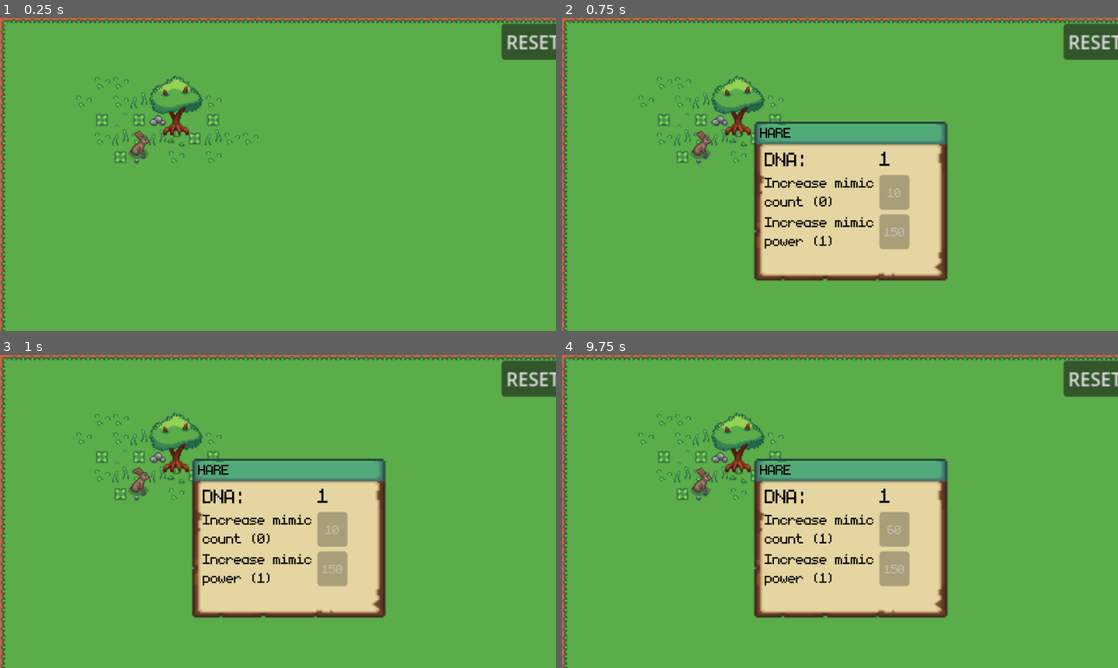
Above: before the commit, frames 1-4 (two rows, left to right).
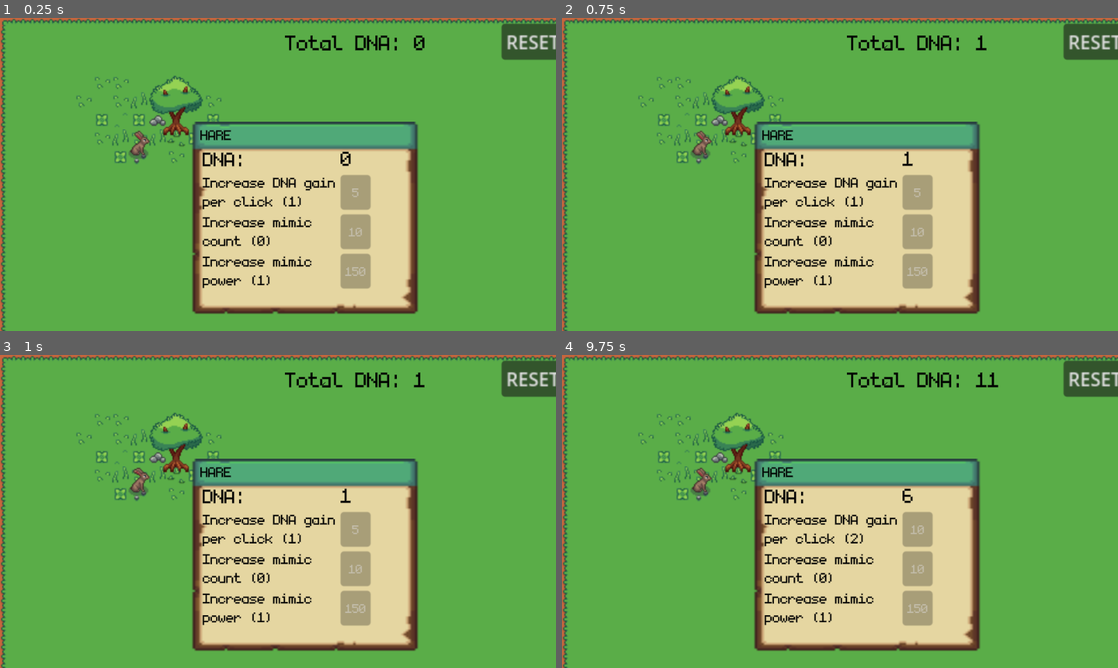
Above: after the commit, the same moments.

Repository: ViachaslauS/prey-clicker
Game: Godot game, scene res://scenes/main_scene.tscn
The game is run twice, just before and just after one commit, with the same random seed, the same clock (stepped at 60 frames per second) and the same inputs.
Inputs (mouse positions are in pixels of both pictures, inside the frame that each line leads up to):
- Up to frame 1 (0.25 s): no input
- Up to frame 2 (0.75 s): click (728, 124) at 0.5 s
- Up to frame 3 (1 s): no input
- Up to frame 4 (9.75 s): click (728, 461) at 1.25 s; click (728, 461) at 2 s; tap Enter at 2.75, 4.25, 6.5 s; move the mouse to (962, 495) at 2.77 s; tap Space at 3.5, 5.75, 8.75 s; move the mouse to (728, 527) at 3.52 s; move the mouse to (895, 442) at 4.27 s; move the mouse to (812, 574) at 5.02 s; move the mouse to (1006, 558) at 5.77 s; move the mouse to (673, 464) at 6.52 s; click (917, 530) at 7.25 s, where only the run after the commit has a clickable "5"; move the mouse to (867, 511) at 8.02 s; move the mouse to (756, 433) at 8.77 s; click (895, 530) at 9.5 s, where only the run before the commit has a clickable "10"

The runs differ from the first frame. In frame 1, 25% of the frame differs, in the area x 34-77%, y 5-95%; in frame 2, 14%; in frame 3, 14%; in frame 4, 14%.

Commit message:
Add on click hare gain upgrade

Diff:
--- a/scenes/HarePopup.tscn
+++ b/scenes/HarePopup.tscn
@@ -33,14 +33,14 @@
 offset_left = -960.0
 offset_top = -540.0
 offset_right = -760.0
-offset_bottom = -400.0
+offset_bottom = -371.0
 grow_horizontal = 2
 grow_vertical = 2
 mouse_filter = 2
 script = ExtResource("1_om726")
 
 [node name="Background" type="Sprite2D" parent="." unique_id=1009722810]
-scale = Vector2(1.7, 1.35)
+scale = Vector2(1.9799998, 1.631068)
 texture = ExtResource("1_1jym6")
 centered = false
 region_enabled = true
@@ -48,10 +48,10 @@
 
 [node name="Hare_Name" type="Label" parent="." unique_id=1693580056]
 layout_mode = 0
-offset_left = 7.0
-offset_top = 2.0
-offset_right = 57.0
-offset_bottom = 17.833336
+offset_left = 9.0
+offset_top = 4.0
+offset_right = 59.0
+offset_bottom = 19.833336
 text = "HARE"
 label_settings = ExtResource("2_ajjtt")
 
@@ -74,6 +74,19 @@
 text = "0123"
 label_settings = SubResource("LabelSettings_o3hy1")
 vertical_alignment = 2
+
+[node name="DnaPerClickLevel" type="Label" parent="GridContainer" unique_id=1776383475]
+layout_mode = 2
+text = "Increase DNA
+per click"
+label_settings = SubResource("LabelSettings_ppf0g")
+
+[node name="DnaPerClickButton" type="Button" parent="GridContainer" unique_id=1946593644]
+layout_mode = 2
+mouse_filter = 1
+theme_override_colors/font_color = Color(0, 0, 0, 1)
+theme_override_fonts/font = ExtResource("2_2fp7s")
+text = "156"
 
 [node name="IncreaseMimicCountLabel" type="Label" parent="GridContainer" unique_id=246483072]
 layout_mode = 2
@@ -102,5 +115,6 @@
 theme_override_fonts/font = ExtResource("2_2fp7s")
 text = "156"
 
+[connection signal="pressed" from="GridContainer/DnaPerClickButton" to="." method="_on_dna_per_click_button_pressed"]
 [connection signal="pressed" from="GridContainer/HareMimicCountButton" to="." method="_on_hare_upgrade_button_pressed"]
 [connection signal="pressed" from="GridContainer/IncreaseMimicPowerButton" to="." method="_on_increase_mimic_power_button_pressed"]
--- a/scenes/main_scene.tscn
+++ b/scenes/main_scene.tscn
@@ -9,6 +9,7 @@
 [ext_resource type="Script" uid="uid://duu3f36q0guqo" path="res://scripts/hare_popup_rect.gd" id="7_18nlu"]
 [ext_resource type="PackedScene" uid="uid://dmak14jlsm8wa" path="res://scenes/HarePopup.tscn" id="8_c1pb6"]
 [ext_resource type="Script" uid="uid://cuak70dh55h48" path="res://scripts/hare_handler.gd" id="9_c1pb6"]
+[ext_resource type="FontFile" uid="uid://bc6y2arq85qo5" path="res://res/ui/monogram.ttf" id="10_6wevv"]
 
 [sub_resource type="TileSetAtlasSource" id="TileSetAtlasSource_pw63i"]
 texture = ExtResource("1_w2twt")
@@ -545,6 +546,11 @@
 "speed": 5.0
 }]
 
+[sub_resource type="LabelSettings" id="LabelSettings_e1cbu"]
+font = ExtResource("10_6wevv")
+font_size = 27
+font_color = Color(0, 0, 0, 1)
+
 [node name="MainScene" type="Node2D" unique_id=1278402587]
 scale = Vector2(2, 2)
 script = ExtResource("1_pw63i")
@@ -573,7 +579,6 @@
 script = ExtResource("7_18nlu")
 
 [node name="HarePopup" parent="Hare/Button" unique_id=1414298144 instance=ExtResource("8_c1pb6")]
-visible = false
 layout_mode = 0
 anchors_preset = 0
 anchor_left = 0.0
@@ -582,8 +587,8 @@
 anchor_bottom = 0.0
 offset_left = 101.0
 offset_top = 50.191723
-offset_right = 271.0
-offset_bottom = 190.19173
+offset_right = 298.5
+offset_bottom = 216.35046
 grow_horizontal = 1
 grow_vertical = 1
 mouse_filter = 1
@@ -598,6 +603,14 @@
 offset_bottom = 36.019165
 text = "RESET PROGRESS (DEV ONLY)"
 
+[node name="DNA_Amount" type="Label" parent="." unique_id=1115432066]
+offset_left = 245.5
+offset_top = 10.0
+offset_right = 357.5
+offset_bottom = 36.5
+text = "Total DNA: "
+label_settings = SubResource("LabelSettings_e1cbu")
+
 [connection signal="button_down" from="Hare/Button" to="Hare/Button" method="_on_button_down"]
 [connection signal="button_up" from="Hare/Button" to="Hare/Button" method="_on_button_up"]
 [connection signal="mouse_entered" from="Hare/Button" to="Hare/Button" method="_on_mouse_entered"]
--- a/scripts/hare_handler.gd
+++ b/scripts/hare_handler.gd
@@ -11,6 +11,12 @@
 const per_level_mimic_count_upgrade_cost = 50
 
 const mimic_count : int = 0
+
+const HareDNAClickGainPerLevel : int = 1
+const hare_dna_gain_per_click_upgrade_cost = 5
+const hare_dna_gain_per_click_max_level = 5
+
+static var HareDNAClickGainLevelName : String = "hare_dna_click_gain_level"
 
 static var HarePassiveGainLevelName : String = "hare_gain_passive_amount_level"
 static var HareMimicCount : String = "hare_mimic_count"
@@ -56,3 +62,22 @@
 	if can_be_hare_mimic_count_upgraded():
 		SaveManager.add_dna(SaveManager.DNAType.Hare, -get_hare_mimic_count_upgrade_cost())
 		SaveManager.set_value(HareMimicCount, get_hare_mimic_count() + 1)
+
+static func get_current_dna_gain_level_per_click():
+	return SaveManager.get_value(HareDNAClickGainLevelName, 1)
+
+static func get_current_hare_dna_gain_per_click() -> int:
+	return get_current_dna_gain_level_per_click() * HareDNAClickGainPerLevel
+
+static func can_be_dna_gain_per_click_upgraded() -> bool:
+	return get_current_dna_gain_level_per_click() < hare_dna_gain_per_click_max_level && SaveManager.get_dna(SaveManager.DNAType.Hare) >= get_current_dna_gain_per_click_upgrade_cost()
+
+static func get_current_dna_gain_per_click_upgrade_cost() -> int:
+	if get_current_dna_gain_level_per_click() >= hare_dna_gain_per_click_max_level:
+		return 0
+	return get_current_dna_gain_level_per_click() * hare_dna_gain_per_click_upgrade_cost
+
+static func upgrade_current_dna_gain_per_click():
+	if can_be_dna_gain_per_click_upgraded():
+		SaveManager.add_dna(SaveManager.DNAType.Hare, -get_current_dna_gain_per_click_upgrade_cost())
+		SaveManager.set_value(HareDNAClickGainLevelName, get_current_dna_gain_level_per_click() + 1)
--- a/scripts/hare_popup.gd
+++ b/scripts/hare_popup.gd
@@ -6,6 +6,9 @@
 
 @onready var HareMimicCountLabel = $GridContainer/IncreaseMimicCountLabel
 @onready var HareMimicCountButton = $GridContainer/HareMimicCountButton
+
+@onready var DNAPerClickLevelLabel = $GridContainer/DnaPerClickLevel
+@onready var DNAPerClickLevelButton = $GridContainer/DnaPerClickButton
 
 # Called when the node enters the scene tree for the first time.
 func _ready() -> void:
@@ -18,15 +21,22 @@
 
 	HareMimicCountButton.disabled = !HareHandler.can_be_hare_mimic_count_upgraded()
 	UpgradeHarePassiveGainButton.disabled = HareHandler.get_hare_mimic_count() == 0 || !HareHandler.can_be_passive_hare_gain_upgraded()
+	DNAPerClickLevelButton.disabled = !HareHandler.can_be_dna_gain_per_click_upgraded()
 
-	UpgradeHarePassiveGainButton.text = str(HareHandler.get_next_passive_hare_gain_level_cost())
-	UpgradeHarePassiveGainLabel.text = "Increase mimic\npower (%d)" % HareHandler.get_passive_hare_gain_level()
+	DNAPerClickLevelLabel.text = "Increase DNA gain\nper click (%s)" % Helper.big_int_formatter(HareHandler.get_current_dna_gain_level_per_click())
+	DNAPerClickLevelButton.text = Helper.big_int_formatter(HareHandler.get_current_dna_gain_per_click_upgrade_cost())
 
-	HareMimicCountLabel.text = "Increase mimic\ncount (%d)" % HareHandler.get_hare_mimic_count()
-	HareMimicCountButton.text = str(HareHandler.get_hare_mimic_count_upgrade_cost())
+	UpgradeHarePassiveGainButton.text = Helper.big_int_formatter(HareHandler.get_next_passive_hare_gain_level_cost())
+	UpgradeHarePassiveGainLabel.text = "Increase mimic\npower (%s)" % Helper.big_int_formatter(HareHandler.get_passive_hare_gain_level())
+
+	HareMimicCountLabel.text = "Increase mimic\ncount (%s)" % Helper.big_int_formatter(HareHandler.get_hare_mimic_count())
+	HareMimicCountButton.text = Helper.big_int_formatter(HareHandler.get_hare_mimic_count_upgrade_cost())
 
 func _on_hare_upgrade_button_pressed() -> void:
 	HareHandler.upgrade_hare_mimic_count()
 
 func _on_increase_mimic_power_button_pressed() -> void:
 	HareHandler.upgrade_hare_passive_gain_level()
+
+func _on_dna_per_click_button_pressed() -> void:
+	HareHandler.upgrade_current_dna_gain_per_click()
--- a/scripts/hare_popup_rect.gd
+++ b/scripts/hare_popup_rect.gd
@@ -1,13 +1,7 @@
 extends Button
-
-const per_level_on_click_add_amount = 1
 
 var press_tick : float = 0.5
 var pressed_time : float = press_tick
-
-func _get_on_click_add_amount() -> int:
-	return SaveManager.get_value("hare_gain_on_click_amount_level", 1) * per_level_on_click_add_amount
-
 
 # Called when the node enters the scene tree for the first time.
 func _ready() -> void:
@@ -30,7 +24,7 @@
 	$HarePopup.hide()
 
 func _increase_dna_count() -> void:
-	SaveManager.add_dna(SaveManager.DNAType.Hare, _get_on_click_add_amount())
+	SaveManager.add_dna(SaveManager.DNAType.Hare, HareHandler.get_current_hare_dna_gain_per_click())
 
 func _on_button_up() -> void:
 	pressed_time = press_tick
--- a/scripts/helpers.gd
+++ b/scripts/helpers.gd
@@ -1,12 +1,16 @@
 
 class_name Helper
 
-static func big_int_formatter(value: int) -> String:
+static func big_int_formatter(value: float) -> String:
+	var Letter : String = ""
+
 	if value < 1000:
-		return str(value)
-	elif value < 1000000:
+		return "%d" % value
+	if value < 1000000:
 		value /= 1000
-		return str(value) + "K"
+		Letter = "K"
 	else:
 		value /= 1000000
-		return str(value) + "M"
+		Letter = "M"
+
+	return "%.2f" % value + Letter
--- a/scripts/main_scene.gd
+++ b/scripts/main_scene.gd
@@ -1,4 +1,6 @@
 extends Node2D
+
+@onready var TotalDNA = $DNA_Amount
 
 # Called when the node enters the scene tree for the first time.
 func _ready() -> void:
@@ -7,7 +9,7 @@
 
 # Called every frame. 'delta' is the elapsed time since the previous frame.
 func _process(delta: float) -> void:
-	pass
+	TotalDNA.text = "Total DNA: %s" % Helper.big_int_formatter(SaveManager.get_dna(SaveManager.DNAType.Overall))
 
 func _on_reset_progress_button_pressed() -> void:
 	SaveManager.reset()
Not shown, changed: .gitignore
